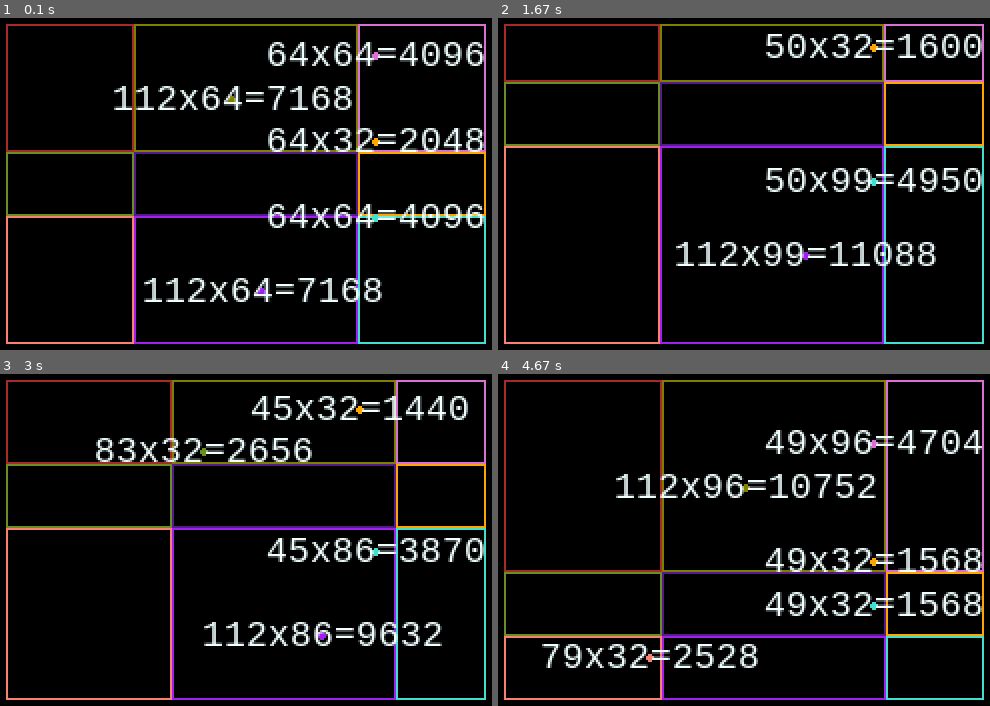
Above: before the commit, frames 1-4 (two rows, left to right).
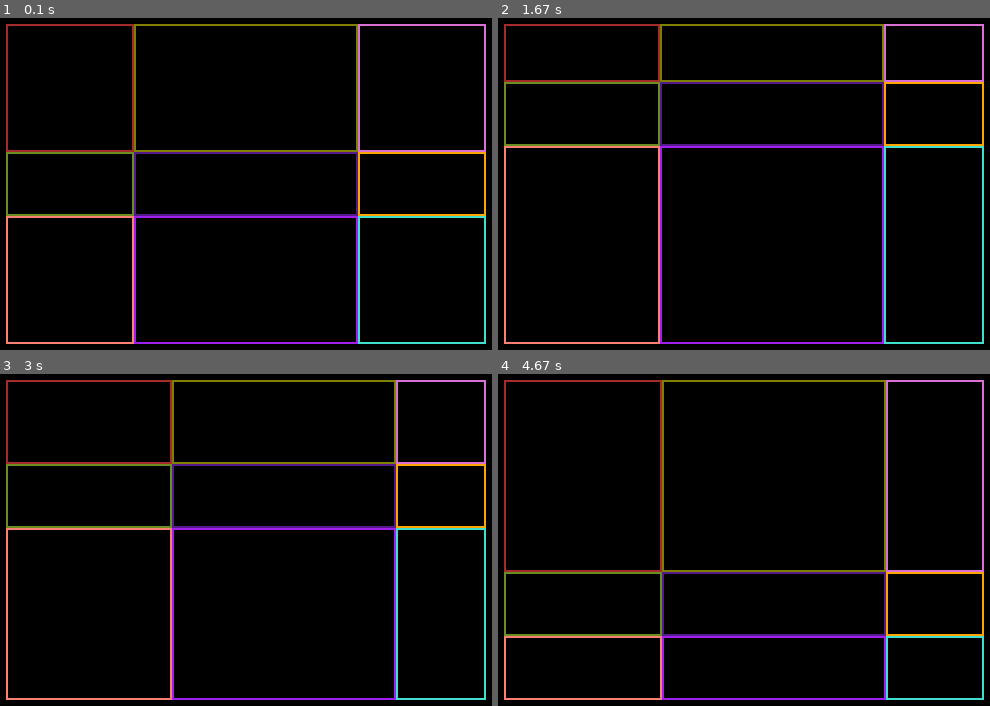
Above: after the commit, the same moments.

Repository: hitbox/scratch
Game: pygame game, started from pygame/negative_rect.py
Same seed, same stepped clock (60 frames per second), same inputs: the game is played once before the commit and once after it.
Inputs (mouse positions are in pixels of both pictures, inside the frame that each line leads up to):
- Up to frame 1 (0.1 s): no input
- Up to frame 2 (1.67 s): press the mouse at (744, 184) at 0.37 s; move the mouse to (645, 147) at 0.47 s; release the mouse at (547, 110) at 0.6 s; press the mouse at (744, 184) at 0.7 s; move the mouse to (773, 243) at 0.8 s; release the mouse at (803, 303) at 0.93 s; press the mouse at (773, 243) at 1.03 s; move the mouse to (793, 213) at 1.13 s; release the mouse at (812, 184) at 1.27 s; press the mouse at (793, 213) at 1.37 s; move the mouse to (773, 114) at 1.47 s; release the mouse at (outside the picture) at 1.6 s
- Up to frame 3 (3 s): press the mouse at (275, 470) at 1.7 s; move the mouse to (250, 593) at 1.8 s; release the mouse at (outside the picture) at 1.93 s; press the mouse at (250, 593) at 2.53 s; move the mouse to (285, 496) at 2.63 s; release the mouse at (314, 400) at 2.77 s
- Up to frame 4 (4.67 s): press the mouse at (783, 496) at 3.87 s; move the mouse to (793, 483) at 3.97 s; release the mouse at (803, 470) at 4.1 s; press the mouse at (793, 483) at 4.2 s; move the mouse to (793, 496) at 4.3 s; release the mouse at (793, 510) at 4.43 s; press the mouse at (793, 513) at 4.53 s; move the mouse to (773, 603) at 4.63 s

The runs differ from the first frame. In frame 1, 7.5% of the frame differs, in the area x 23-99%, y 7-86%; in frame 2, 4.7%; in frame 3, 6.0%; in frame 4, 7.5%.

Commit message:
pygame/negative_rect.py
- trying to get the constraint solver to move correctly

Diff:
--- a/pygame/negative_rect.py
+++ b/pygame/negative_rect.py
@@ -88,21 +88,28 @@
             rect = image.get_rect(center=rect.center)
             text_blits.append((image, rect))
         # separate text labels
-        while True:
+        for _ in range(1):
             rects = list(rect for _, rect in text_blits)
             rects += self.walls
-            if not any(r1.colliderect(r2) for r1, r2 in it.combinations(rects, 2)):
+            overlaps = [
+                (r1, r2, r1.clip(r2))
+                for r1, r2 in it.combinations(rects, 2)
+                if r1.colliderect(r2)
+            ]
+            if not any(overlaps):
                 break
-            for r1, r2 in it.combinations(rects, 2):
-                if r1.colliderect(r2):
-                    overlap = pygame.Vector2(r1.clip(r2).size)
-                    if r1 in self.walls:
-                        r2.topleft -= overlap
-                    elif r2 in self.walls:
-                        r1.topleft -= overlap
-                    else:
-                        r1.topleft -= overlap / 2
-                        r2.topleft += overlap / 2
+            for r1, r2, overlap in overlaps:
+                direction = pygame.Vector2(r2.center) - pygame.Vector2(r1.center)
+                direction.normalize()
+                overlap = pygame.Vector2(overlap.size)
+                move = pygame.Vector2(overlap * direction)
+                if r1 in self.walls:
+                    r2.topleft -= move
+                elif r2 in self.walls:
+                    r1.topleft -= move
+                else:
+                    r1.topleft -= move / 2
+                    r2.topleft += move / 2
         # drawing
         self.clear_screen()
         self.draw_draggables()
